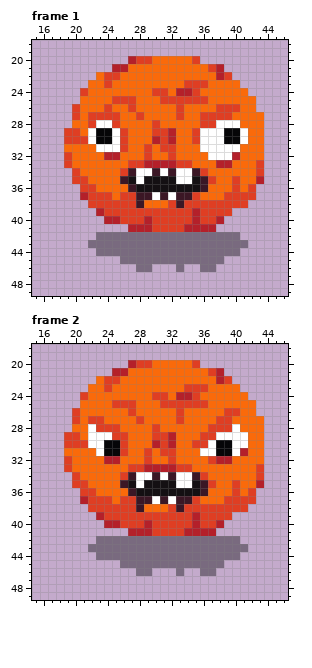
Pixel-art file, stored at assets/entities/mirituhg.aseprite. This is how it looked before the edit.
64x64 pixels, 2 frames. Shown: frame 1: x 15..46, y 18..49; frame 2: x 15..46, y 18..49. The commit also changed other frames, which this record leaves out.
And afterwards:
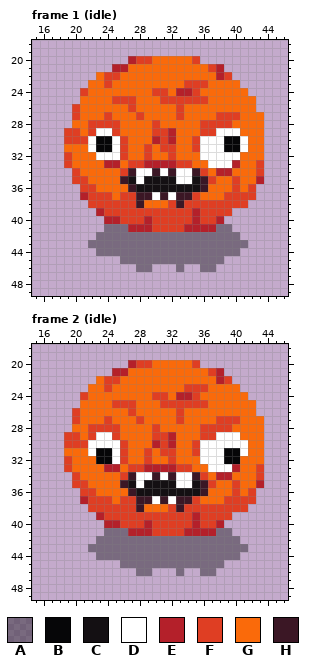
Palette (. is transparent): A #06060864  B #060608  C #141013  D #ffffff  E #b4202a  F #df3e23  G #fa6a0a  H #3b1725
What changed:
{"where": "frame 1 (idle), layers \"eyes\", \"shadow\""}
{"frame":1,"y":26,"x":24,"old":"F","new":"G"}
{"frame":1,"y":26,"x":38,"old":"FFF","new":"GGG"}
{"frame":1,"y":27,"x":22,"old":"FF","new":"GG"}
{"frame":1,"y":27,"x":25,"old":"F","new":"G"}
{"frame":1,"y":27,"x":36,"old":"FF","new":"GG"}
{"frame":1,"y":27,"x":40,"old":"G","new":"F"}
{"frame":1,"y":28,"x":23,"old":"DD","new":"FF"}
{"frame":1,"y":28,"x":38,"old":"DDD","new":"FFG"}
{"frame":1,"y":29,"x":22,"old":"DBBDF","new":"FDDFG"}
{"frame":1,"y":29,"x":35,"old":"FDD","new":"GFF"}
{"frame":1,"y":29,"x":39,"old":"BBD","new":"DDG"}
{"frame":1,"y":31,"x":22,"old":"GDD","new":"DBB"}
{"frame":1,"y":31,"x":35,"old":"G","new":"F"}
{"frame":1,"y":31,"x":39,"old":"DDG","new":"BBD"}
{"frame":1,"y":32,"x":23,"old":"GEEG","new":"DDDF"}
{"frame":1,"y":32,"x":36,"old":"G","new":"D"}
{"frame":1,"y":32,"x":40,"old":"E","new":"D"}
{"frame":1,"y":33,"x":24,"old":"GG","new":"EE"}
{"frame":1,"y":33,"x":37,"old":"GEEG","new":"DDDE"}
{"frame":1,"y":34,"x":38,"old":"GG","new":"EE"}
{"frame":1,"y":41,"x":24,"old":"...","new":"AAA"}
{"frame":1,"y":41,"x":38,"old":"..","new":"AA"}
{"where": "frame 2 (idle), layers \"eyes\", \"shadow\""}
{"frame":2,"y":26,"x":39,"old":"FF","new":"GG"}
{"frame":2,"y":27,"x":22,"old":"FFG","new":"GGF"}
{"frame":2,"y":27,"x":40,"old":"G","new":"F"}
{"frame":2,"y":28,"x":22,"old":"D","new":"F"}
{"frame":2,"y":28,"x":36,"old":"G","new":"F"}
{"frame":2,"y":28,"x":40,"old":"D","new":"G"}
{"frame":2,"y":29,"x":22,"old":"D","new":"F"}
{"frame":2,"y":29,"x":26,"old":"F","new":"G"}
{"frame":2,"y":29,"x":41,"old":"D","new":"G"}
{"frame":2,"y":30,"x":24,"old":"BB","new":"DD"}
{"frame":2,"y":30,"x":36,"old":"F","new":"D"}
{"frame":2,"y":30,"x":38,"old":"BB","new":"DD"}
{"frame":2,"y":31,"x":22,"old":"GD","new":"DB"}
{"frame":2,"y":31,"x":25,"old":"B","new":"D"}
{"frame":2,"y":31,"x":35,"old":"G","new":"F"}
{"frame":2,"y":31,"x":38,"old":"B","new":"D"}
{"frame":2,"y":31,"x":40,"old":"DE","new":"BD"}
{"frame":2,"y":32,"x":23,"old":"GEEG","new":"BBDF"}
{"frame":2,"y":32,"x":36,"old":"GFEEG","new":"DDDBB"}
{"frame":2,"y":33,"x":24,"old":"GG","new":"EE"}
{"frame":2,"y":33,"x":37,"old":"GGGG","new":"DDDE"}
{"frame":2,"y":34,"x":38,"old":"GG","new":"EE"}
{"frame":2,"y":41,"x":24,"old":"...","new":"AAA"}
{"frame":2,"y":41,"x":38,"old":"..","new":"AA"}
